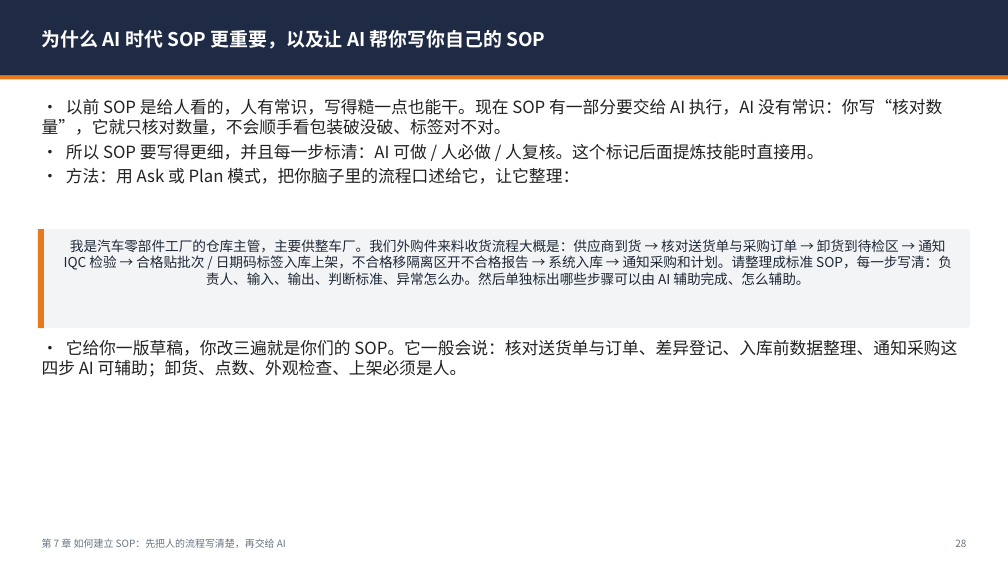
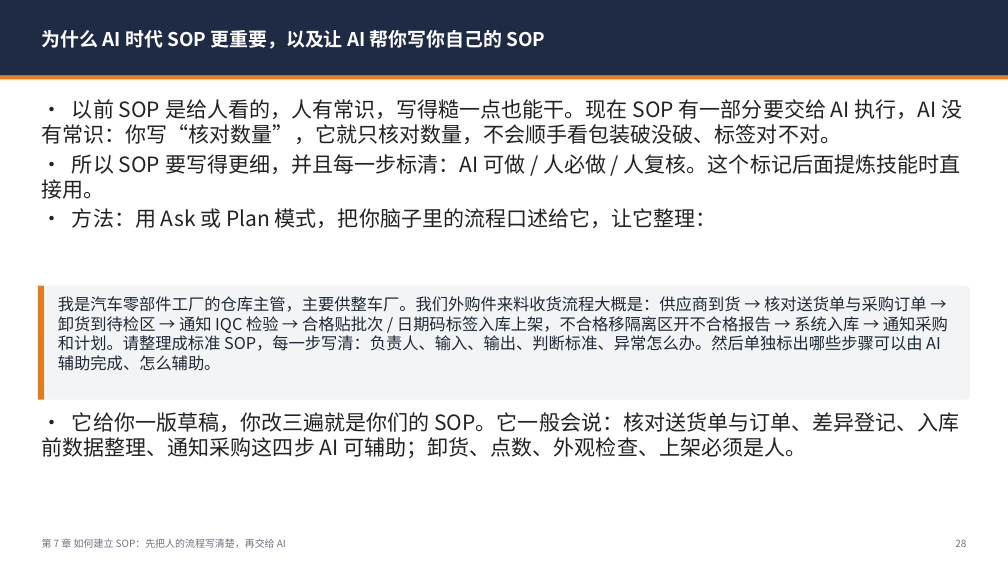
Before and after one commit to leiw92706436-del/codex-dual-engine-lite, a slide deck: slide 28 of docs/workbuddy-guide/WorkBuddy仓库主管上手手册.pptx. Drawn at 1008x567 pixels with LibreOffice and Linux fonts; fonts in the diff are those of the drawing. Boxes give left, top, right and bottom in pixels: in the first picture for what was removed or moved away, otherwise in the second. Text is boxed around its words. In the diff, an @@ line names an element or a change of style, - is before the commit and + after.

```diff
--- a/docs/workbuddy-guide/WorkBuddy仓库主管上手手册.pptx
+++ b/docs/workbuddy-guide/WorkBuddy仓库主管上手手册.pptx
@@ text "• 以前 SOP 是给人看的，人有常识，写得糙一点也能干。现在 SOP ..." at [42, 99, 962, 228]: size 16 to 20 pt @@
@@ rounded rectangle "我是汽车零部件工厂的仓库主管，主要供整车厂。我们外购件来料收货流程大概是：供应商到货 → 核对送货单与采购订单 → 卸货 ...": place and size @@
-rounded rectangle "我是汽车零部件工厂的仓库主管，主要供整车厂。我们外购件来料收货流程大概是：供应商到货 → 核对送货单与采购订单 → 卸货 ..." at [38, 229, 970, 328]
+rounded rectangle "我是汽车零部件工厂的仓库主管，主要供整车厂。我们外购件来料收货流程大概是：供应商到货 → 核对送货单与采购订单 → 卸货 ..." at [38, 286, 970, 400]
@@ rounded rectangle "我是汽车零部件工厂的仓库主管，主要供整车厂。我们外购件来料收货流程大概是：供应商到货 → 核对送货单与采购订单 → 卸货 ..." at [38, 286, 970, 400]: size 13 to 15.5 pt; alignment centre to left @@
@@ rectangle: place and size @@
-rectangle at [38, 229, 44, 328]
+rectangle at [38, 286, 44, 400]
@@ text "• 它给你一版草稿，你改三遍就是你们的 SOP。它一般会说：核对送货单与订单、差异登记、入库前数据整理、通知采购这四步  ..." at [42, 412, 959, 458]: size 16 to 20 pt @@
@@ text "• 它给你一版草稿，你改三遍就是你们的 SOP。它一般会说：核对送货单与订单、差异登记、入库前数据整理、通知采购这四步  ...": place and size @@
-text "• 它给你一版草稿，你改三遍就是你们的 SOP。它一般会说：核对送货单与订单、差异登记、入库前数据整理、通知采购这四步  ..." at [42, 340, 957, 377]
+text "• 它给你一版草稿，你改三遍就是你们的 SOP。它一般会说：核对送货单与订单、差异登记、入库前数据整理、通知采购这四步  ..." at [42, 412, 959, 458]
```
Also in this commit, not shown: 32 other slides changed, 3 other files.
